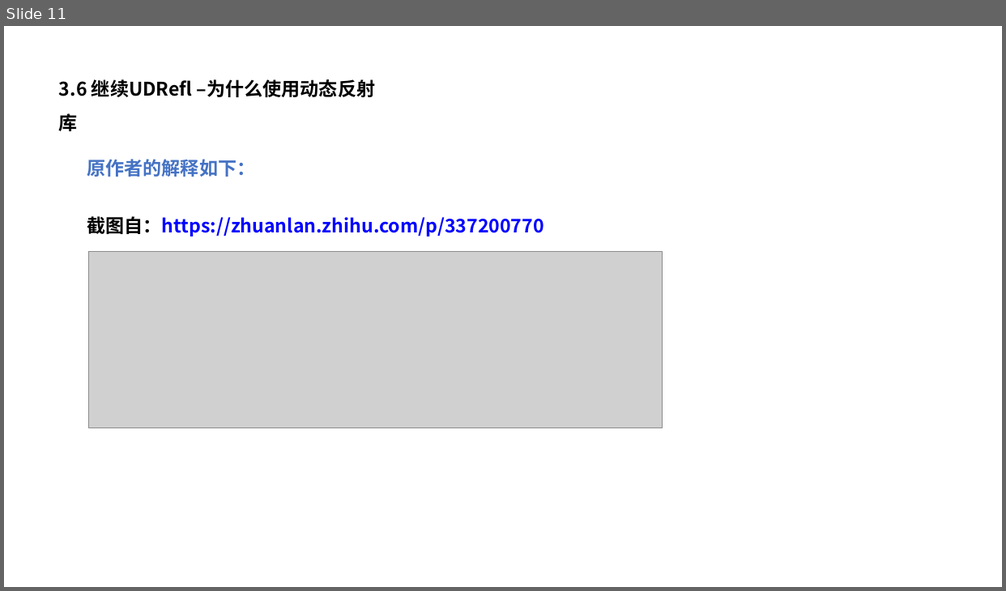
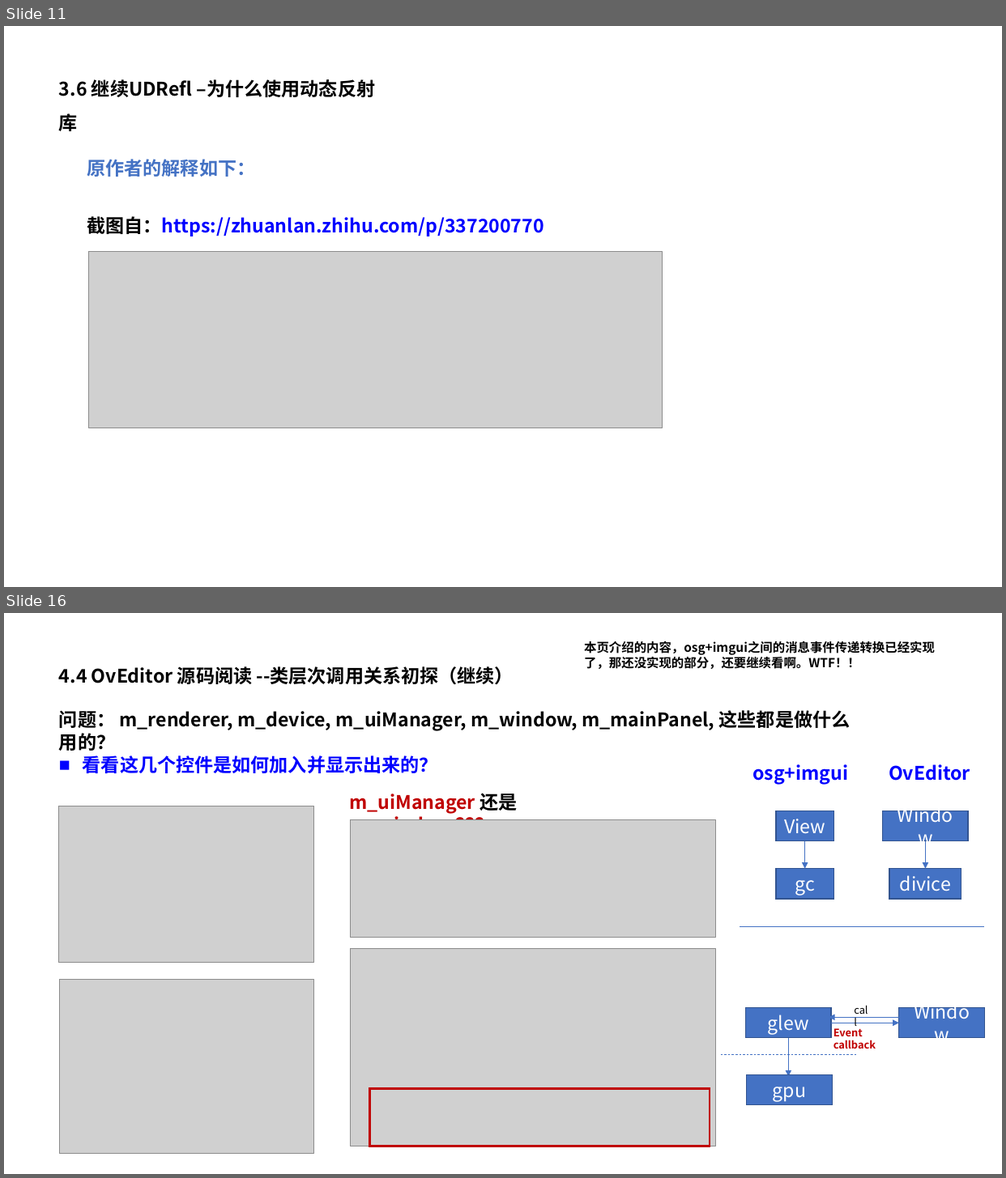
Before and after one commit to pczpcz/GAME102Learning, a slide deck: note/05 C++/静态反射库USRefl与imgui的界面绑定.pptx. Shown one above the other, each under a label of ours: slide 11 before the commit, slides 11 and 16 after it; the slides between them are not shown. The pictures are 1006x591 and 1006x1178 pixels, drawn with LibreOffice and Linux fonts; fonts in the diff are those of the drawing; grey boxes stand for pictures. Boxes give left, top, right and bottom in pixels: in the first picture for what was removed or moved away, otherwise in the second. Text is boxed around its words. In the diff, an @@ line names an element or a change of style, - is before the commit and + after.

```diff
--- a/note/05 C++/静态反射库USRefl与imgui的界面绑定.pptx
+++ b/note/05 C++/静态反射库USRefl与imgui的界面绑定.pptx
@@ slide 16 added at box(4, 613, 1002, 1174), background #FFFFFF @@
@@ text added at box(584, 641, 935, 669), 12 pt, text #000000, bold @@
+本页介绍的内容，osg+imgui之间的消息事件传递转换已经实现了，那还没实现的部分，还要继续看啊。WTF！！
@@ text added at box(59, 666, 513, 684), 18 pt, text #000000, bold @@
+4.4 OvEditor 源码阅读 --类层次调用关系初探（继续）
@@ text added at box(59, 710, 850, 731), 18 pt, text #000000, bold @@
+问题： m_renderer, m_device, m_uiManager, m_window, m_mainPanel, 这些都是做什么用的？
@@ text added at box(83, 756, 438, 773), 18 pt, text #0000FF, bold @@
+■ 看看这几个控件是如何加入并显示出来的？
@@ group added at box(752, 764, 970, 899): 4 rectangles, 2 arrows, 2 texts @@
+View
+Window
+gc
+osg+imgui
+divice
+OvEditor
@@ picture added at box(58, 806, 314, 963) @@
@@ text added at box(349, 793, 517, 837), 18 pt, text #C00000, bold @@
+m_uiManager 还是 m_window ???
@@ picture added at box(350, 820, 716, 938) @@
@@ line added from (740, 927) to (985, 927), #4472C4 0.5 pt @@
@@ picture added at box(350, 948, 716, 1146) @@
@@ picture added at box(59, 979, 314, 1153) @@
@@ group added at box(720, 1000, 985, 1105): 3 rectangles, 3 arrows, 2 texts, 1 line @@
+Window
+glew
+gpu
+Event callback
+call
@@ rectangle added at box(370, 1089, 710, 1146), outline #C00000 2.25 pt @@
```
Also in this commit, not shown: 1 slide changed, 21 other slides added.
